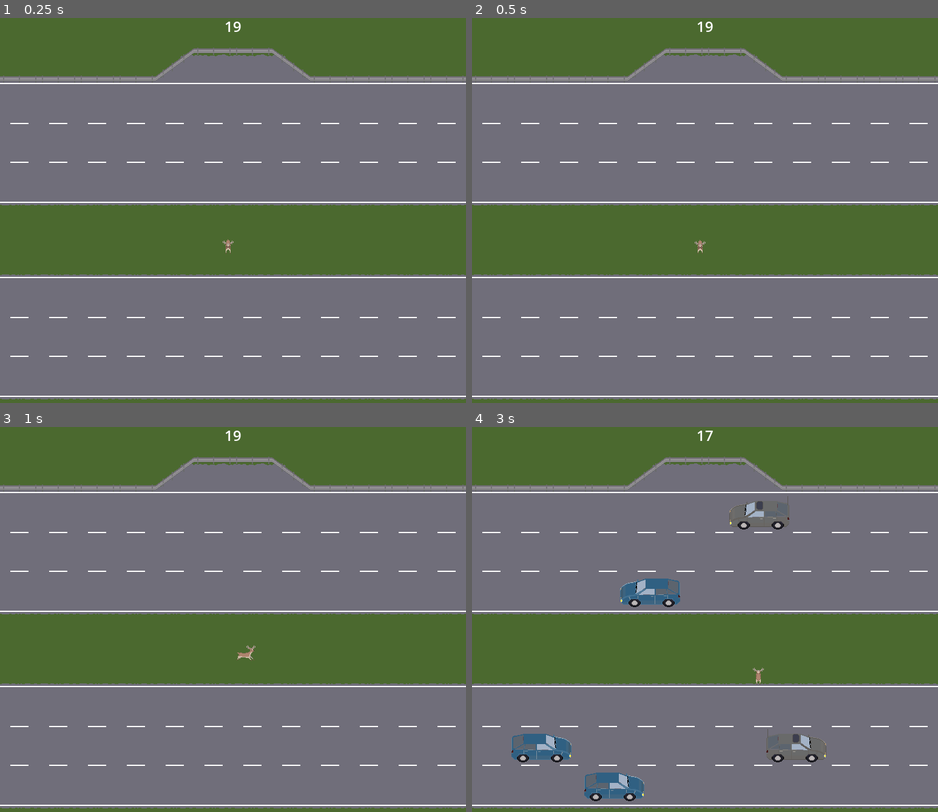
Above: before the commit, frames 1-4 (two rows, left to right).
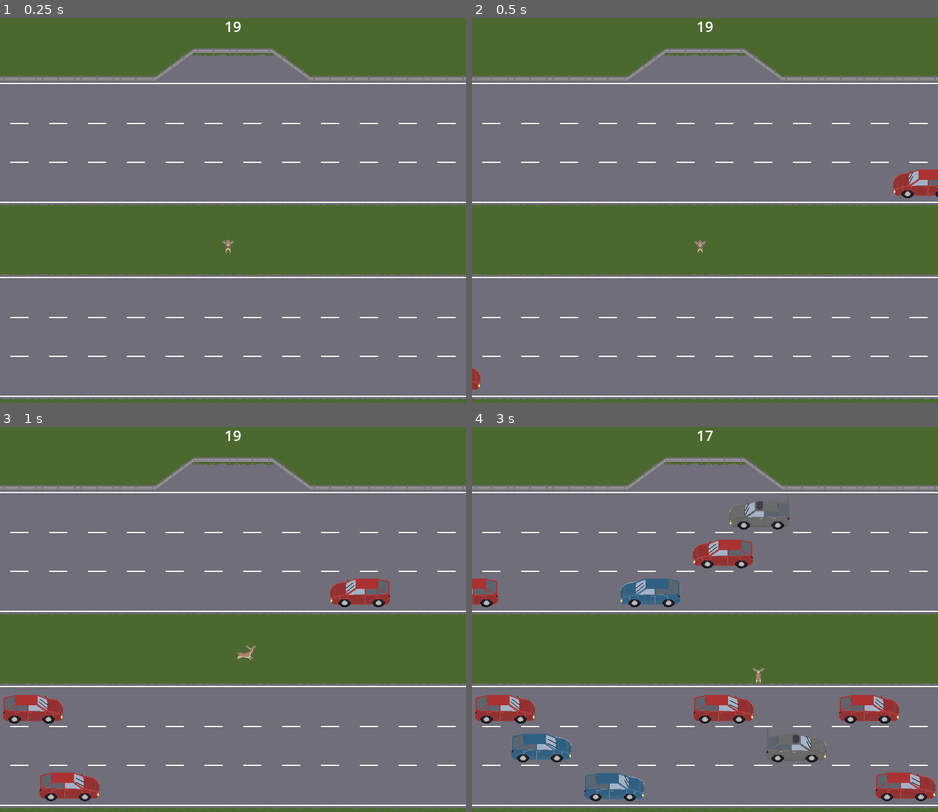
Above: after the commit, the same moments.

Repository: Pedro-T/deer-in-the-headlights
Game: Godot game, scene res://Main.tscn
Two runs of this game, one before a commit and one after it. Both use one fixed random seed, a clock stepped at 60 frames per second and the inputs below.
Inputs:
- Up to frame 1 (0.25 s): no input
- Up to frame 2 (0.5 s): no input
- Up to frame 3 (1 s): hold D (move_right) from 0.53 s (still down)
- Up to frame 4 (3 s): release D (move_right) at 1.28 s; hold S (move_down) 1.28-2.03 s; hold D (move_right) 2.03-2.78 s; hold W (move_up) from 2.78 s (still down)

Frame 1 is identical in both runs. In frame 2, 0.7% of the frame differs, in the area x 0-100%, y 39-97%; in frame 3, 2.1%; in frame 4, 4.1%, in the area x 0-100%, y 19-98%.
Error before the commit: Cannot call method 'get_size' on a null value. (res://vehicle/vehicle.gd:27)

Commit message:
update existing animation names for L/R scheme

Diff:
--- a/deer-in-the-headlights/vehicle/animations/car_hatch_blue.tres
+++ b/deer-in-the-headlights/vehicle/animations/car_hatch_blue.tres
@@ -48,6 +48,6 @@
 "texture": SubResource("AtlasTexture_yjuy8")
 }],
 "loop": true,
-"name": &"drive_wipers",
+"name": &"L_driving_wipers",
 "speed": 6.0
 }]
--- a/deer-in-the-headlights/vehicle/animations/car_hatch_gray.tres
+++ b/deer-in-the-headlights/vehicle/animations/car_hatch_gray.tres
@@ -48,6 +48,6 @@
 "texture": SubResource("AtlasTexture_7pqh4")
 }],
 "loop": true,
-"name": &"drive_wipers",
+"name": &"L_driving_wipers",
 "speed": 6.0
 }]
--- a/deer-in-the-headlights/vehicle/animations/car_hatch_red.tres
+++ b/deer-in-the-headlights/vehicle/animations/car_hatch_red.tres
@@ -48,6 +48,6 @@
 "texture": SubResource("AtlasTexture_c7j36")
 }],
 "loop": true,
-"name": &"drive_wipers",
+"name": &"L_driving_wipers",
 "speed": 6.0
 }]
